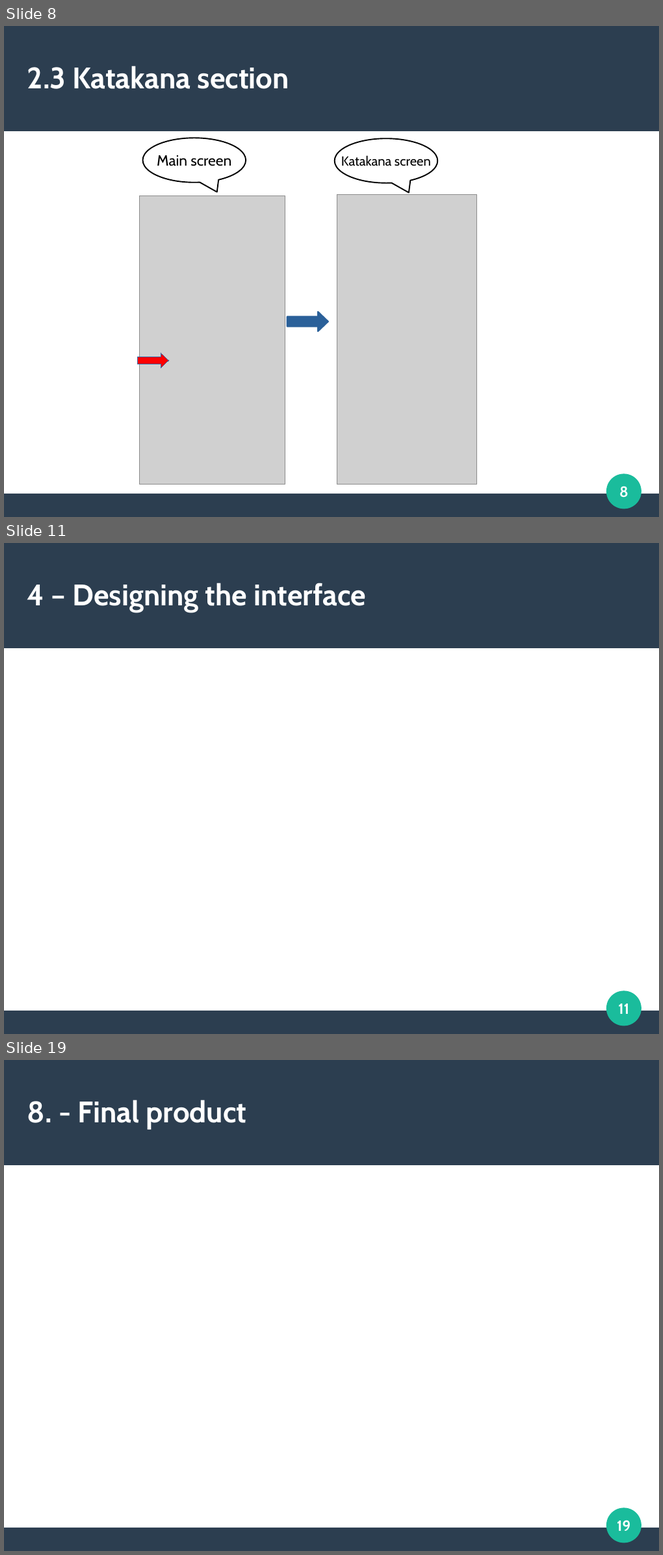
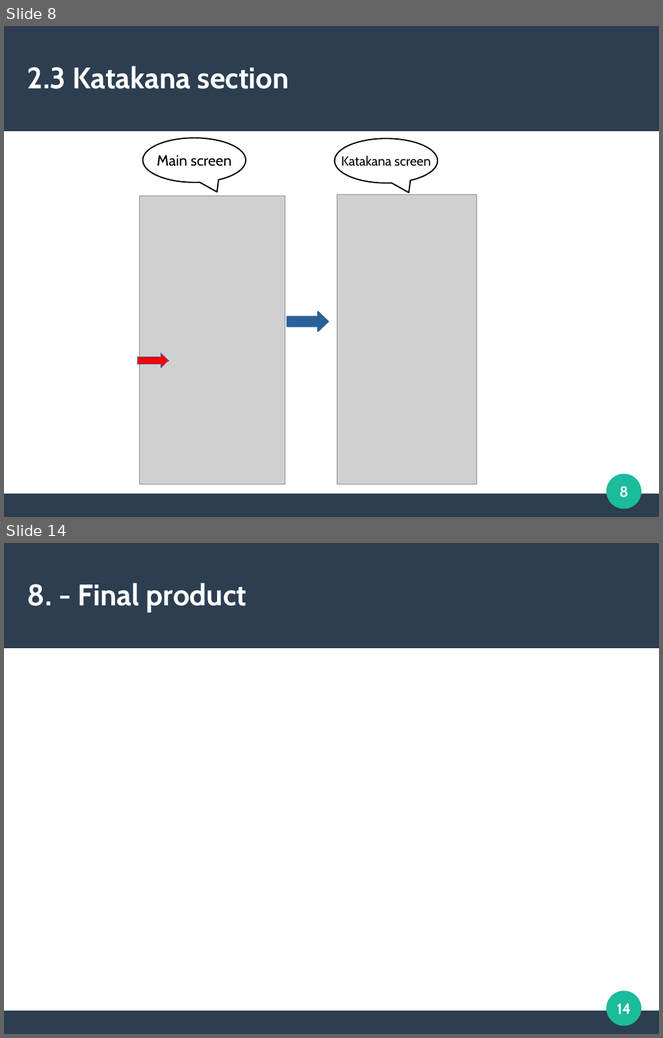
Before and after one commit to sergioparamo/kanjistudy, a slide deck: description/KanjiStudyPresentation.odp. Shown one above the other, each under a label of ours: slides 8, 11 and 19 before the commit, slides 8 and 14 after it; the slides between them are not shown. The pictures are 663x1555 and 663x1038 pixels, drawn with LibreOffice and Linux fonts; fonts in the diff are those of the drawing; grey boxes stand for pictures. Boxes give left, top, right and bottom in pixels: in the first picture for what was removed or moved away, otherwise in the second. Text is boxed around its words. In the diff, an @@ line names an element or a change of style, - is before the commit and + after.

```diff
--- a/description/KanjiStudyPresentation.odp
+++ b/description/KanjiStudyPresentation.odp
@@ slide 11 removed at [4, 543, 659, 1034], background #FFFFFF; not listed: 3 template elements that a slide beside it also shows @@
@@ title removed at [27, 583, 366, 613] @@
-4 – Designing the interface
@@ page number removed at [618, 1004, 629, 1014] @@
-11
@@ what was slide 19 is now slide 14 @@
@@ page number at [617, 1004, 631, 1014]: text changed @@
-19
+14
```
Also in this commit, not shown: 3 slides changed, 3 slides added, 7 other slides removed, 9 other files.
